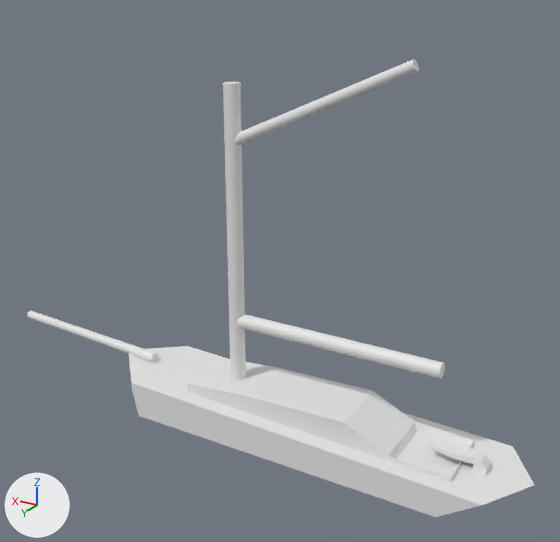
Before and after pictures for a commit that changed the Blender file planning/sailboat.blend.
Camera for both pictures: a 50 mm lens placed at (-3.42, 13.14, 9.45), pointed at (4.33, -0.29, 3.47). The axes (+X, +Y, +Z) are drawn at lower left. The lights are the same throughout. The first picture is the older version.

In view in the first picture: 'BOAT', 'boom', 'bowsprit', 'cabin', 'gaff', 'mast', 'tiller'.
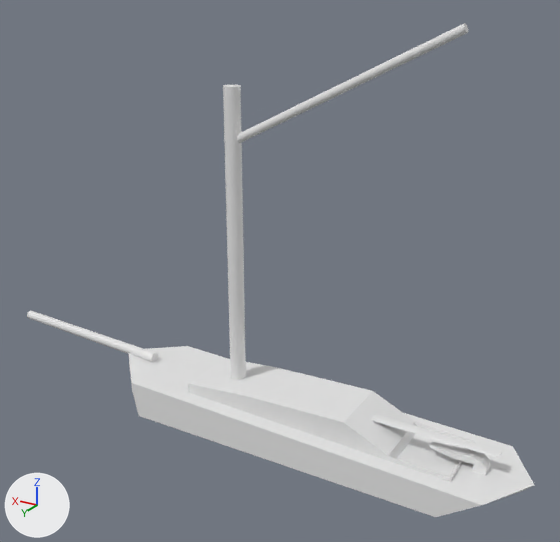
Where the newer file only moved an object's origin or applied its transform, the numbers keep the older frame.

Scene script edits in JSON lines:
```json
{"block": "me_cylinder", "where": "# used by ob_mast; parent = ob_mast_pivot; location = (5.272, 0.0, 2.227); scale = (0.175, 0.175, 1.47)"}
{"op": "remove", "block": "me_cylinder", "code": "me_cylinder.from_pydata(...)  # 64 vertices, 34 faces; spans x -1.0..1.0, y -1.0..1.0, z -1.0..3.5"}
{"op": "add", "block": "me_cylinder", "code": "me_cylinder.from_pydata(...)  # 64 vertices, 34 faces; spans x -1.0..1.0, y -1.0..1.0, z 0.0..37.54"}
{"block": "me_cylinder", "change": "me_cylinder part 1: the whole mesh is multiplied about its middle by the matrix ((1.0, 0.0, 0.0), (0.0, 1.0, 0.0), (0.0, 0.0, 8.335)), then moved by (0.0, 0.0, 17.52)"}
{"block": "me_cylinder_002", "where": "# used by ob_boom; parent = ob_mast; location = (3.834, 0.0, 2.227); rotation_euler = (0.0, -1.571, 0.0), in degrees (0, -90, 0); scale = (0.159, 0.159, 1.34)"}
{"op": "remove", "block": "me_cylinder_002", "code": "me_cylinder_002.from_pydata(...)  # 64 vertices, 34 faces; spans x -1.0..1.0, y -1.0..1.0, z -1.0..2.46"}
{"op": "add", "block": "me_cylinder_002", "code": "me_cylinder_002.from_pydata(...)  # 64 vertices, 34 faces; spans x -0.84..0.84, y -0.84..0.84, z -0.98..3.41"}
{"block": "me_cylinder_002", "change": "me_cylinder_002 part 2: the whole mesh is scaled about its middle by (0.842, 0.842, 1.27), then moved by (0.0, 0.0, 0.49)"}
{"block": "me_cylinder_004", "where": "# used by ob_gaff; location = (5.25, 0.0, 6.22); rotation_euler = (0.0, -1.147, 0.0), in degrees (0, -66, 0); scale = (0.463, 0.463, 0.463)"}
{"op": "remove", "block": "me_cylinder_004", "code": "me_cylinder_004.from_pydata(...)  # 64 vertices, 34 faces; spans x -0.26..0.26, y -0.26..0.26, z 0.04..8.97"}
{"op": "add", "block": "me_cylinder_004", "code": "me_cylinder_004.from_pydata(...)  # 64 vertices, 34 faces; spans x -0.2..0.7, y -0.2..0.2, z 0.02..11.2"}
{"block": "me_cylinder_004", "change": "me_cylinder_004 part 3: the whole mesh is multiplied about its middle by the matrix ((0.759, 0.0, 0.059), (0.0, 0.759, 0.0), (0.021, 0.0, 1.25)), then moved by (0.26, 0.0, 1.11)"}
{"op": "set", "path": "ob_mast.location", "old": "(5.272, 0.0, 2.227)", "new": "(5.272, -0.000131, 0.756)"}
{"op": "set", "path": "ob_mast.scale", "old": "(0.175, 0.175, 1.47)", "new": "(0.175, 0.175, 0.175)"}
```

Changed parts and their boxes (x1, y1, x2, y2) in the pictures (560 x 542 px):
```json
{"object": "mast", "change": "moved, rescaled", "before": [223, 82, 246, 380], "after": [223, 85, 246, 380]}
{"object": "boom", "change": "reshaped, moved, rescaled", "before": [237, 314, 445, 379], "after": [372, 415, 502, 458]}
{"object": "gaff", "change": "reshaped", "before": [235, 59, 419, 145], "after": [237, 23, 468, 143], "on screen": "25% wider, 39% taller"}
```
